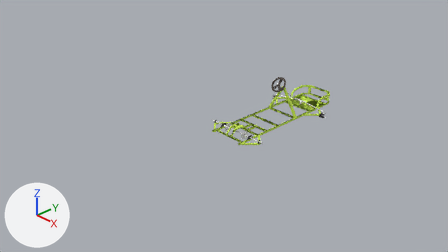
One commit to the Blender file goKart/solidWorksGoKart.blend: the scene before it, then after it.
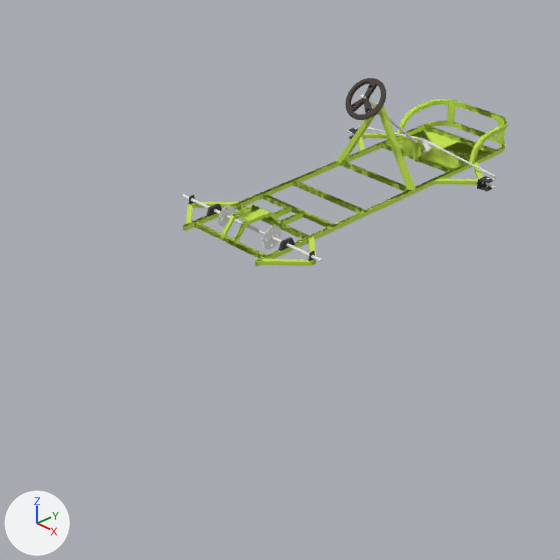
Old and new are each drawn from the file's camera 'Camera' and again close up on the part from 33% to 78% of the width and 19% to 100% of the height. The axes (+X, +Y, +Z) are drawn at lower left. The lights are the same throughout.

Objects in the first close-up: 'Frame', 'SteeringWheel'.
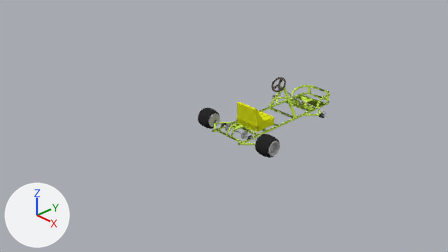
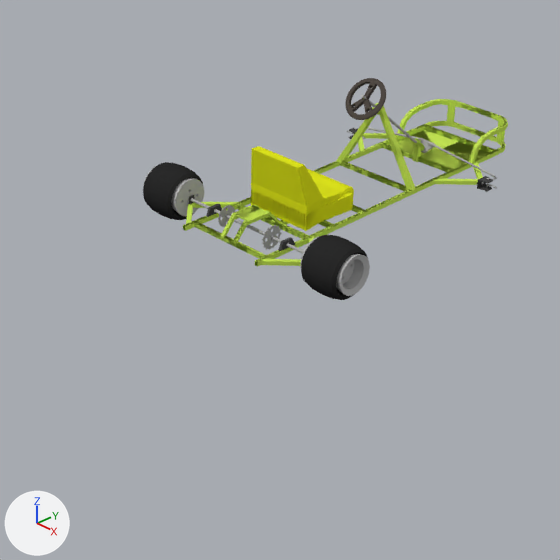
Where the newer file only moved an object's origin or applied its transform, the numbers keep the older frame.

Pixel boxes [x1, y1, x2, y2] of what changed, in the close-ups (560 x 560 px; the box of a moved part takes in the faces that stretch with it):
'Seat', added (yellow): after [251, 146, 354, 231]
'rearTire', added (black): after [301, 235, 368, 300]
'rearTire01', added (black): after [143, 162, 203, 220]
'rearRightWheel', added: after [300, 237, 370, 296]
'rearLeftWheel', added: after [143, 166, 204, 216]
part 1 of me_cylinder_009, moved or reshaped: [336, 104, 417, 191] in both

Patch to the scene script:
```diff
--- a/goKart/solidWorksGoKart.blend.py
+++ b/goKart/solidWorksGoKart.blend.py
@@ mat_yellowseat @@
+mat_yellowseat = diffuse_material('yellowSeat')
+mat_yellowseat.base_color = (0.745, 0.787, 0.0127)  # yellow #e0e51e
@@ mat_greywheel @@
+mat_greywheel = diffuse_material('greyWheel')
+mat_greywheel.base_color = (0.487, 0.487, 0.487)  # grey #b9b9b9
@@ mat_blacktire @@
+mat_blacktire = diffuse_material('blackTire')
+mat_blacktire.base_color = (0.0236, 0.0236, 0.0236)  # black #2a2a2a
@@ me_cylinder_009 @@
 # used by ob_frame; location = (0.15, 3.09, 0.14); rotation_euler = (0.785, 0.0, 0.0), in degrees (45, 0, 0); scale = (0.0291, 0.0333, 0.072)
-me_cylinder_009.from_pydata(...)  # 2730 vertices, 981 faces; spans x -25.9..25.9, y -59.6..22.4, z -10.7..24.8
+me_cylinder_009.from_pydata(...)  # 2738 vertices, 987 faces; spans x -25.9..25.9, y -59.6..22.4, z -10.7..24.8
+# me_cylinder_009 part 1
+# 19 faces are deleted
+# 1 vertex moves within x 0.3, y -1.7, z 11.3
+# 19 new faces join them
 me_cylinder_009.materials.append(mat_greenframe)
@@ me_cube_004 @@
+me_cube_004.from_pydata(...)  # 52 vertices, 44 faces; spans x -1.0..1.0, y -1.0..1.0, z -1.54..7.98
+me_cube_004.materials.append(mat_yellowseat)  # yellow #e0e51e
@@ me_cylinder_002 @@
+me_cylinder_002.from_pydata(...)  # 416 vertices, 266 faces; spans x -1.0..1.0, y -1.0..1.0, z -1.0..1.0
+me_cylinder_002.materials.append(mat_greywheel)  # grey #b9b9b9
@@ me_torus @@
+me_torus.from_pydata(...)  # a torus around z (ring radius 1.0, tube radius 0.25) spanning x -1.25..1.25, y -1.25..1.25, z -0.25..0.25
+me_torus.materials.append(mat_blacktire)  # black #2a2a2a
@@ ob_seat @@
+ob_seat = bpy.data.objects.new('Seat', me_cube_004)
+ob_seat.location = (0.16, 1.46, 0.12)
+ob_seat.rotation_euler = (0.0, 0.0, -1.571)  # degrees (0, 0, -90)
+ob_seat.scale = (0.37, 0.338, 0.0625)
@@ ob_reartire01 @@
+ob_reartire01 = bpy.data.objects.new('rearTire01', me_torus)
+ob_reartire01.parent = ob_rearleftwheel
+ob_reartire01.matrix_parent_inverse = Matrix(((0.0, 0.0, -5.662, 0.377), (0.0, 5.662, 0.0, -4.611), (4.57, 0.0, 0.0, 3.814), (0.0, 0.0, 0.0, 1.0)))
+ob_reartire01.location = (-0.838, 0.814, 0.056)
+ob_reartire01.rotation_euler = (-1.571, 0.0, -1.571)  # degrees (-90, 0, -90)
+ob_reartire01.scale = (0.197, 0.197, 0.765)
@@ ob_rearleftwheel @@
+ob_rearleftwheel = bpy.data.objects.new('rearLeftWheel', me_cylinder_002)
+ob_rearleftwheel.location = (-0.83, 0.81, 0.07)
+ob_rearleftwheel.rotation_euler = (0.0, 1.571, 0.0)  # degrees (0, 90, 0)
+ob_rearleftwheel.scale = (0.177, 0.177, 0.219)
@@ ob_reartire @@
+ob_reartire = bpy.data.objects.new('rearTire', me_torus.copy())
+ob_reartire.parent = ob_rearrightwheel
+ob_reartire.matrix_parent_inverse = Matrix(((0.0, 0.0, 5.662, -0.377), (0.0, 5.662, 0.0, -4.611), (-4.57, 0.0, 0.0, 5.18), (0.0, 0.0, 0.0, 1.0)))
+ob_reartire.location = (1.134, 0.814, 0.056)
+ob_reartire.rotation_euler = (1.571, 0.0, 1.571)  # degrees (90, 0, 90)
+ob_reartire.scale = (0.197, 0.197, 0.765)
@@ ob_rearrightwheel @@
+ob_rearrightwheel = bpy.data.objects.new('rearRightWheel', me_cylinder_002.copy())
+ob_rearrightwheel.location = (1.13, 0.81, 0.07)
+ob_rearrightwheel.rotation_euler = (0.0, 4.712, 0.0)  # degrees (0, 270, 0)
+ob_rearrightwheel.scale = (0.177, 0.177, 0.219)
```
